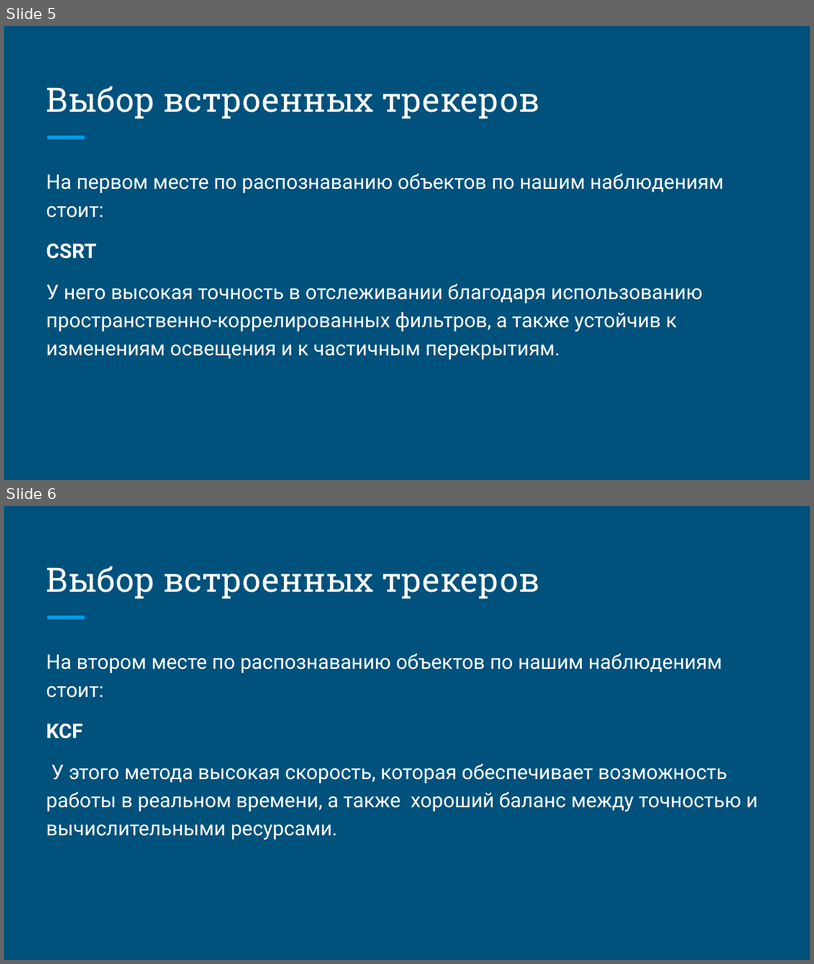
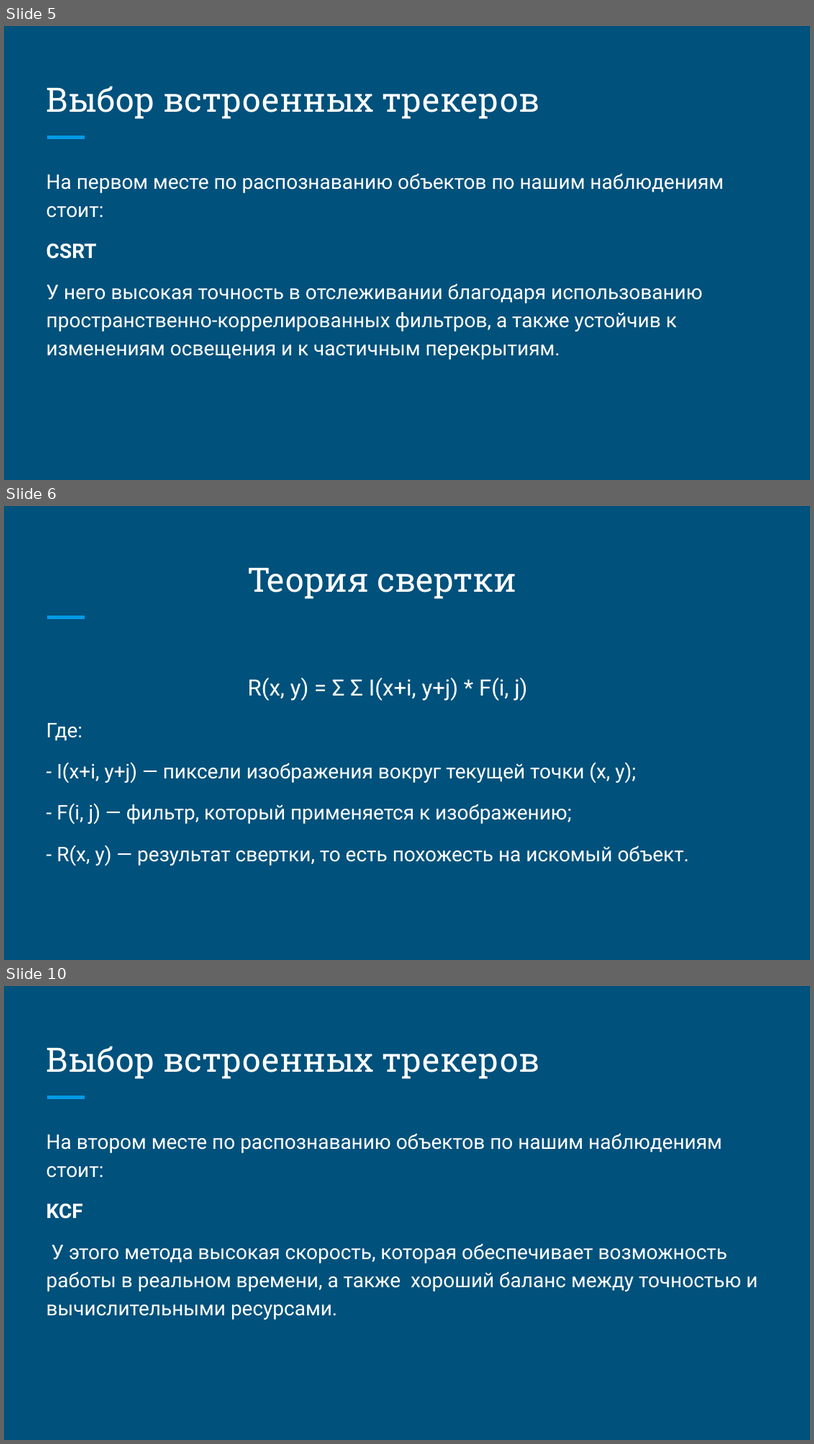
Before and after one commit to MilenNastya/Motion_Detection, a slide deck: Индивидуальное задание №1 Методы трекинга объекта.pptx. Shown one above the other, each under a label of ours: slides 5 and 6 before the commit, slides 5, 6 and 10 after it; the slides between them are not shown. The pictures are 814x964 and 814x1444 pixels, drawn with LibreOffice and Linux fonts; fonts in the diff are those of the drawing. Boxes give left, top, right and bottom in pixels: in the first picture for what was removed or moved away, otherwise in the second. Text is boxed around its words. In the diff, an @@ line names an element or a change of style, - is before the commit and + after.

```diff
--- a/Индивидуальное задание №1 Методы трекинга объекта.pptx
+++ b/Индивидуальное задание №1 Методы трекинга объекта.pptx
@@ slide 6 added at (4,506,810,960), background #00517C; not listed: 1 template element that a slide beside it also shows @@
@@ title added at (248,567,517,599), 30 pt, text #FFFFFF @@
+Теория свертки
@@ text added at (46,677,690,865), 18 pt, text #FFFFFF @@
+R(x, y) = Σ Σ I(x+i, y+j) * F(i, j)
+Где:
+- I(x+i, y+j) — пиксели изображения вокруг текущей точки (x, y);
+- F(i, j) — фильтр, который применяется к изображению;
+- R(x, y) — результат свертки, то есть похожесть на искомый объект.
@@ what was slide 6 is now slide 10 @@
```
Also in this commit, not shown: 2 slides changed, 9 other slides added.
